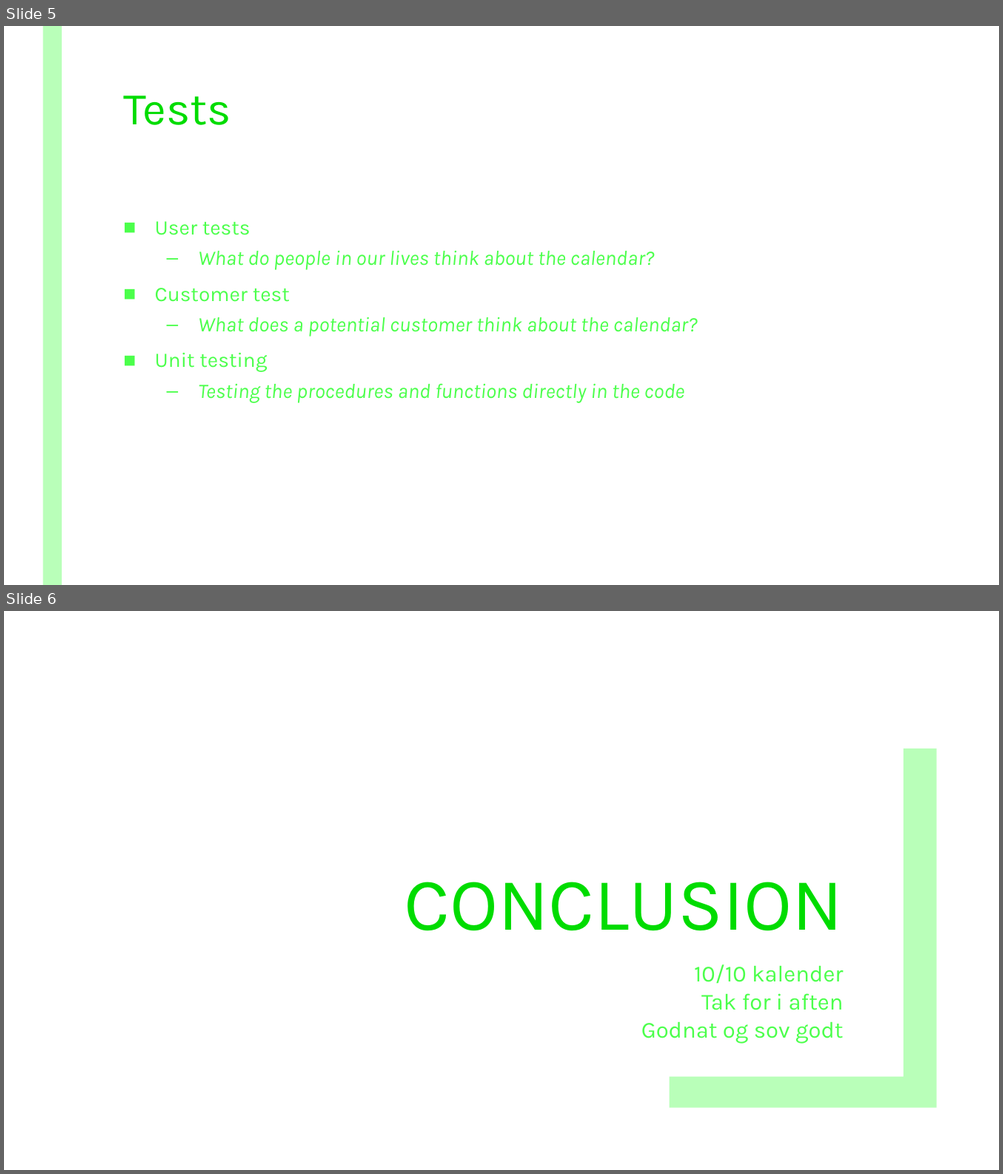
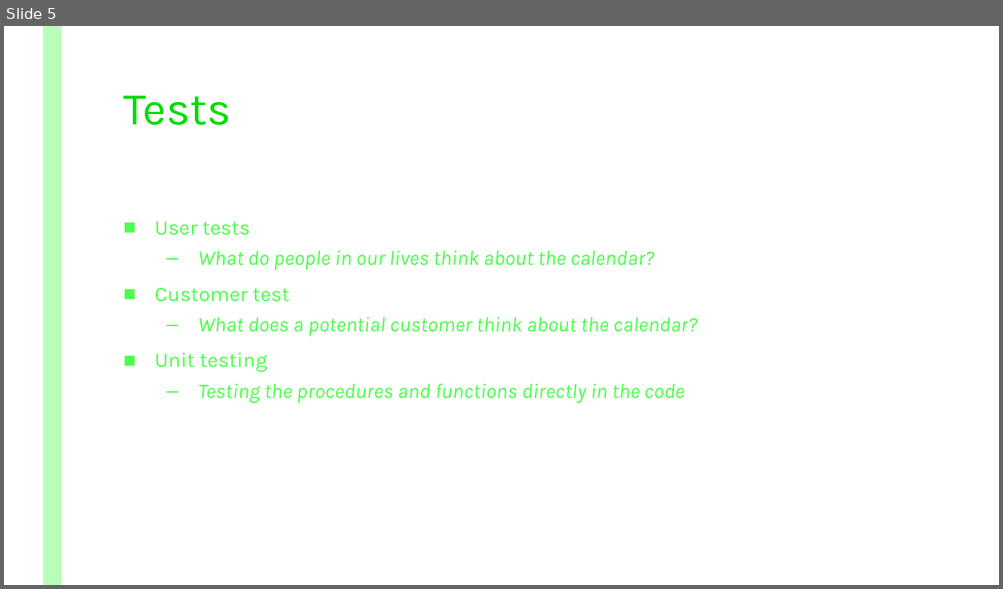
Before and after one commit to KatarinaHF/ProjektApp, a slide deck: CalendarApp_Powerpoint.pptx. Shown one above the other, each under a label of ours: slides 5 and 6 before the commit, slide 5 after it. The pictures are 1003x1174 and 1003x589 pixels, drawn with LibreOffice and Linux fonts; fonts in the diff are those of the drawing. Boxes give left, top, right and bottom in pixels: in the first picture for what was removed or moved away, otherwise in the second. Text is boxed around its words. In the diff, an @@ line names an element or a change of style, - is before the commit and + after.

```diff
--- a/CalendarApp_Powerpoint.pptx
+++ b/CalendarApp_Powerpoint.pptx
@@ slide 6 removed at (4, 611, 999, 1170), background #FFFFFF @@
@@ freeform shape removed at (669, 749, 936, 1108) @@
@@ title removed at (404, 882, 843, 931) @@
-CONCLUSION
@@ text removed at (641, 965, 843, 1044) @@
-10/10 kalender
-Tak for i aften
-Godnat og sov godt
```
Also in this commit, not shown: 1 slide added.
